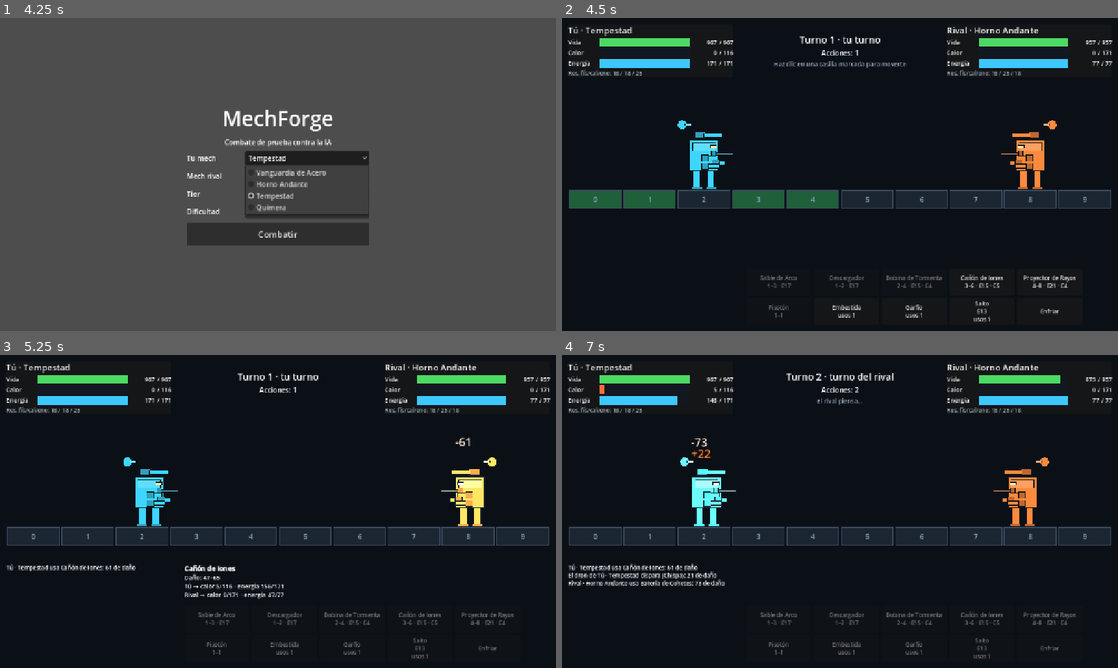
Above: before the commit, frames 1-4 (two rows, left to right).
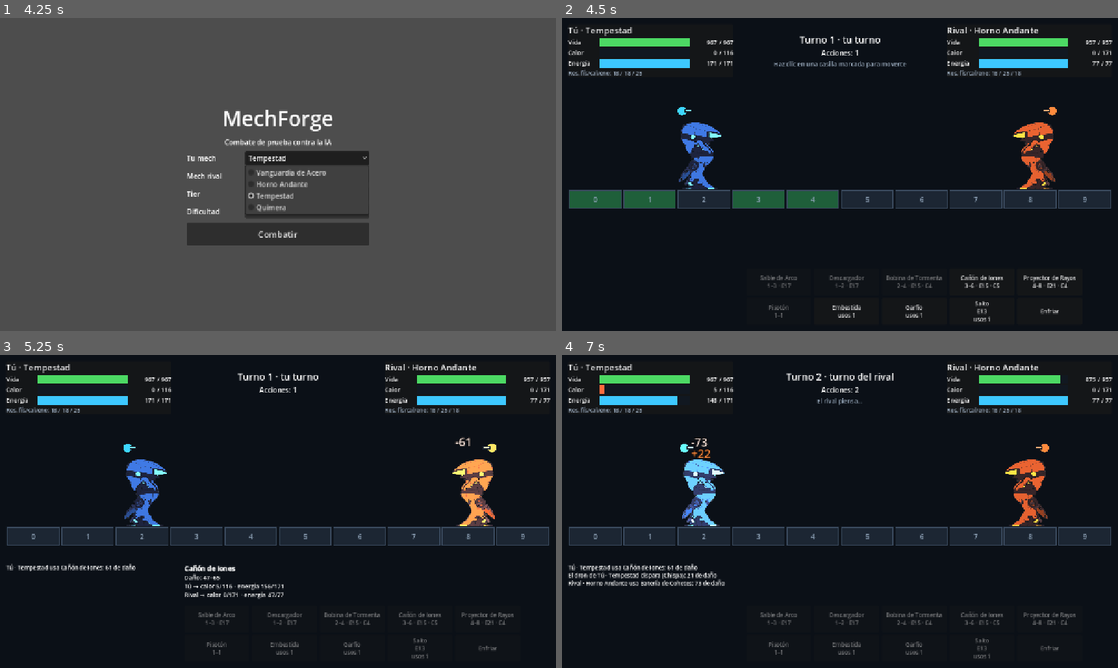
Above: after the commit, the same moments.

Repository: christianescamilla15-cell/mechforge
Game: Godot game, scene res://scenes/main.tscn
The game is run twice, just before and just after one commit, with the same random seed, the same clock (stepped at 60 frames per second) and the same inputs.
Inputs (mouse positions are in pixels of both pictures, inside the frame that each line leads up to):
- Up to frame 1 (4.25 s): click "Normal" at 0.5 s; click "Normal" at 1.25 s; click "Vanguardia de Acero" at 2 s; click "Avanzada" at 2.75 s; click "Tempestad" at 3.5 s
- Up to frame 2 (4.5 s): click "Combatir" at 4.25 s
- Up to frame 3 (5.25 s): click "Cañón de Iones 3–6 · E15 · C5" at 5 s
- Up to frame 4 (7 s): tap Enter at 5.75 s; drag from (840, 489) to (895, 442) at 5.77 s; drag from (728, 527) to (812, 574) at 6.52 s

Frame 1 is identical in both runs. In frame 2, 2.4% of the frame differs, in the area x 20-89%, y 28-55%; in frame 3, 2.3%; in frame 4, 2.5%, in the area x 21-88%, y 28-55%.

Commit message:
feat: first art in the live battle demo; chassis bonus grows with level
Demo with the first models (requested by the user):
- tools/art/export_parts.py cuts the chosen torso and legs at the waist
  ring, removes the background, recolors them per element and writes
  PNGs plus an anchors JSON into assets/mechs
- scenes/battle/mech_sprites.gd and MechView draw those sprites instead
  of the placeholder blocks; heat tints the art above half the bar
- checked with tools/live.ps1: two automated battles, screenshots
  reviewed. All mechs share this one set for now; weapons have no art
  yet and are not drawn (only the drone, still a placeholder).

Chassis:
- the data values are the maximum-level bonus; at level 0 a chassis
  gives 20 percent of it and it grows linearly to level 30
- measured: at level 0 every matchup is within 46-54 percent; at level
  30 within 39-61 percent

Design recorded, not implemented: bonus drops in the arena for 3 turns
with random type and strength up to 50 percent, and chassis battle
abilities.

Tests: 126 passing, 490 asserts.

Co-Authored-By: Claude Fable 5.2 <noreply@anthropic.com>

Diff:
--- /dev/null
+++ b/assets/mechs/ligero_18.json
@@ -0,0 +1,23 @@
+{
+  "scale": 0.5,
+  "torso": {
+    "hip": [
+      138,
+      194
+    ],
+    "size": [
+      243,
+      202
+    ]
+  },
+  "legs": {
+    "hip": [
+      148,
+      7
+    ],
+    "size": [
+      230,
+      212
+    ]
+  }
+}
--- a/core/chassis_def.gd
+++ b/core/chassis_def.gd
@@ -21,6 +21,8 @@
 @export var display_name: String = ""
 ## Nivel del jugador a partir del cual se puede conseguir.
 @export var unlock_level: int = 1
+## Nivel al que esta resuelto (ver at_level).
+@export var level: int = 0
 @export var health_mult: float = 1.0
 @export var resistance_mult: float = 1.0
 @export var heat_cap_mult: float = 1.0
@@ -29,6 +31,19 @@
 @export var energy_cost_mult: float = 1.0
 ## Potencia de disparo: multiplica el dano de sus armas antes de resistencias.
 @export var damage_mult: float = 1.0
+
+
+## Devuelve el chasis tal como rinde a ese nivel. Los multiplicadores de los
+## datos son los del nivel maximo; en el nivel 0 solo se tiene una parte de
+## la bonificacion (rules.chassis_start_share) y crece de forma lineal.
+func at_level(p_level: int, rules: RulesConfig) -> ChassisDef:
+	var out: ChassisDef = duplicate()
+	out.level = clampi(p_level, 0, rules.chassis_max_level)
+	var progress := float(out.level) / float(maxi(rules.chassis_max_level, 1))
+	var share := rules.chassis_start_share + (1.0 - rules.chassis_start_share) * progress
+	for key in MULTIPLIERS:
+		out.set(key, 1.0 + (float(get(key)) - 1.0) * share)
+	return out
 
 
 ## Aplica el chasis a las estadisticas sumadas de un mech (MechBuild.summary).
--- a/core/rules_config.gd
+++ b/core/rules_config.gd
@@ -29,3 +29,10 @@
 @export var tier_max_level: Array[int] = [6, 12, 18, 24, 30, 50]
 ## Bonus al llegar al nivel maximo del tier (0.3 = +30 %).
 @export var level_bonus: float = 0.3
+
+@export_group("Chasis")
+## Parte de la bonificacion de un chasis que ya se tiene en el nivel 0: al
+## principio las diferencias entre chasis son pequenas (docs/CHASIS.md).
+@export var chassis_start_share: float = 0.2
+## Nivel maximo de un chasis; ahi su bonificacion es completa.
+@export var chassis_max_level: int = 30
--- /dev/null
+++ b/scenes/battle/mech_sprites.gd
@@ -0,0 +1,83 @@
+class_name MechSprites
+extends RefCounted
+## Sprites de un mech por piezas (docs/CHASIS.md): torso y piernas unidos por
+## el aro de la cintura, en el color de su elemento. Los exporta
+## tools/art/export_parts.py junto con el JSON de anclas.
+
+const DIR := "res://assets/mechs/"
+## Altura en pantalla de un mech entero, en unidades de MechView.
+const TARGET_HEIGHT := 215.0
+
+static var _cache: Dictionary[String, MechSprites] = {}
+
+var set_name: String = ""
+## Ancla de la cintura y tamano de cada pieza, en pixeles del PNG.
+var anchors: Dictionary = {}
+## Unidades de MechView por pixel del PNG.
+var unit_scale: float = 1.0
+var _textures: Dictionary[String, Texture2D] = {}
+
+
+## Devuelve el juego de sprites con ese nombre, o null si no esta exportado.
+static func load_set(name: String) -> MechSprites:
+	if _cache.has(name):
+		return _cache[name]
+	var out: MechSprites = null
+	var path := DIR + name + ".json"
+	if FileAccess.file_exists(path):
+		var parsed: Variant = JSON.parse_string(FileAccess.get_file_as_string(path))
+		if (
+			parsed is Dictionary
+			and parsed.get("torso") is Dictionary
+			and parsed.get("legs") is Dictionary
+		):
+			out = MechSprites.new()
+			out.set_name = name
+			out.anchors = parsed
+			out.unit_scale = TARGET_HEIGHT / maxf(out.torso_height() + out.legs_height(), 1.0)
+	_cache[name] = out
+	return out
+
+
+## Pixeles del torso por encima de la cintura.
+func torso_height() -> float:
+	return float(anchors["torso"]["hip"][1])
+
+
+## Pixeles de las piernas por debajo de la cintura.
+func legs_height() -> float:
+	return float(anchors["legs"]["size"][1]) - float(anchors["legs"]["hip"][1])
+
+
+## Punto de la cintura respecto a los pies del mech, en unidades de MechView.
+func hip_point() -> Vector2:
+	return Vector2(0.0, -legs_height() * unit_scale)
+
+
+## Dibuja piernas y torso con los pies en el origen del lienzo.
+func draw(canvas: CanvasItem, torso_element: int, legs_element: int, tint: Color) -> void:
+	_draw_piece(canvas, "legs", legs_element, tint)
+	_draw_piece(canvas, "torso", torso_element, tint)
+
+
+func _draw_piece(canvas: CanvasItem, kind: String, element: int, tint: Color) -> void:
+	var texture := _texture(kind, element)
+	if texture == null:
+		return
+	var anchor := Vector2(anchors[kind]["hip"][0], anchors[kind]["hip"][1])
+	var top_left := hip_point() - anchor * unit_scale
+	canvas.draw_texture_rect(texture, Rect2(top_left, texture.get_size() * unit_scale), false, tint)
+
+
+## Textura de la pieza en el color del elemento; si falta, la del fisico.
+func _texture(kind: String, element: int) -> Texture2D:
+	var names: Array = ItemDef.Element.keys()
+	for element_name: String in [names[element], "PHYSICAL"]:
+		var key := "%s_%s" % [kind, element_name]
+		if _textures.has(key):
+			return _textures[key]
+		var path := "%s%s_%s.png" % [DIR, set_name, key]
+		if ResourceLoader.exists(path):
+			_textures[key] = load(path)
+			return _textures[key]
+	return null
--- a/scenes/battle/mech_view.gd
+++ b/scenes/battle/mech_view.gd
@@ -13,6 +13,11 @@
 const OUTLINE := Color("10151c")
 ## Escala del dibujo: un mech debe caber en su casilla con el rival al lado.
 const DRAW_SCALE := 0.72
+## Juego de sprites del chasis ligero (assets/mechs). De momento todos los
+## mechs usan el mismo, coloreado segun el elemento de cada pieza.
+const SPRITE_SET := "ligero_18"
+## Cuanto suben las armas provisionales para quedar sobre el torso nuevo.
+const SPRITE_WEAPON_LIFT := -44.0
 
 var build: MechBuild
 ## 1 si mira a la derecha, -1 si mira a la izquierda.
@@ -21,10 +26,13 @@
 var shut_down: bool = false
 
 var _base_position := Vector2.ZERO
+## Arte por piezas del mech; null mientras no este exportado (se usan bloques).
+var _sprites: MechSprites
 
 
 func setup(p_build: MechBuild, p_facing: int) -> void:
 	build = p_build
+	_sprites = MechSprites.load_set(SPRITE_SET)
 	set_facing(p_facing)
 
 
@@ -78,24 +86,15 @@
 		return
 	var dim := 0.45 if shut_down else 1.0
 
-	# Piernas: dos patas, o ruedas si no saltan.
-	var legs_color := _color(build.legs, dim)
-	if build.legs.jump > 0:
-		_box(Rect2(-34, -62, 22, 62), legs_color)
-		_box(Rect2(10, -62, 22, 62), legs_color)
-		_box(Rect2(-40, -8, 34, 8), legs_color.darkened(0.25))
-		_box(Rect2(6, -8, 34, 8), legs_color.darkened(0.25))
-	else:
-		_box(Rect2(-46, -40, 92, 26), legs_color)
-		for x: float in [-30.0, 0.0, 30.0]:
-			draw_circle(Vector2(x, -14), 15, legs_color.darkened(0.3))
-			draw_arc(Vector2(x, -14), 15, 0, TAU, 20, OUTLINE, 2.0)
-
-	# Torso con sensor frontal.
-	var torso_color := _color(build.torso, dim)
-	_box(Rect2(-46, -158, 92, 98), torso_color)
-	_box(Rect2(-36, -148, 72, 26), torso_color.lightened(0.18))
-	_box(Rect2(20, -142, 20, 10), Color("fff3a0") if not shut_down else Color("3a3a3a"))
+	if _sprites != null:
+		_sprites.draw(self, build.torso.element, build.legs.element, _body_tint(dim))
+		# Las armas todavia no tienen arte: con el mech dibujado no se pintan
+		# sus bloques provisionales, que taparian el dibujo. Solo el dron.
+		draw_set_transform(Vector2(0.0, SPRITE_WEAPON_LIFT))
+		_draw_drone(dim)
+		draw_set_transform(Vector2.ZERO)
+		return
+	_draw_block_body(dim)
 
 	# Armas laterales: dos delante y dos detras, apuntando al rival.
 	var side_slots: Array[Vector2] = [
@@ -123,6 +122,15 @@
 		_box(Rect2(-30, y, 34, 20), color.darkened(0.25))
 		_box(Rect2(0, y + 4, 60, 11), color)
 
+	_draw_drone(dim)
+
+	# El calor tine el torso de rojo.
+	if heat_ratio > 0.02 and not shut_down:
+		var glow := Color(1.0, 0.15, 0.05, minf(heat_ratio, 1.0) * 0.55)
+		draw_rect(Rect2(-46, -158, 92, 98), glow)
+
+
+func _draw_drone(dim: float) -> void:
 	# Dron flotando detras.
 	if build.drone != null:
 		var color := _color(build.drone, dim)
@@ -130,10 +138,37 @@
 		draw_arc(Vector2(-70, -206), 15, 0, TAU, 24, OUTLINE, 2.0)
 		_box(Rect2(-62, -210, 20, 7), color.lightened(0.3))
 
-	# El calor tine el torso de rojo.
-	if heat_ratio > 0.02 and not shut_down:
-		var glow := Color(1.0, 0.15, 0.05, minf(heat_ratio, 1.0) * 0.55)
-		draw_rect(Rect2(-46, -158, 92, 98), glow)
+
+## Bloques provisionales de piernas y torso, para cuando no hay arte.
+func _draw_block_body(dim: float) -> void:
+	# Piernas: dos patas, o ruedas si no saltan.
+	var legs_color := _color(build.legs, dim)
+	if build.legs.jump > 0:
+		_box(Rect2(-34, -62, 22, 62), legs_color)
+		_box(Rect2(10, -62, 22, 62), legs_color)
+		_box(Rect2(-40, -8, 34, 8), legs_color.darkened(0.25))
+		_box(Rect2(6, -8, 34, 8), legs_color.darkened(0.25))
+	else:
+		_box(Rect2(-46, -40, 92, 26), legs_color)
+		for x: float in [-30.0, 0.0, 30.0]:
+			draw_circle(Vector2(x, -14), 15, legs_color.darkened(0.3))
+			draw_arc(Vector2(x, -14), 15, 0, TAU, 20, OUTLINE, 2.0)
+
+	# Torso con sensor frontal.
+	var torso_color := _color(build.torso, dim)
+	_box(Rect2(-46, -158, 92, 98), torso_color)
+	_box(Rect2(-36, -148, 72, 26), torso_color.lightened(0.18))
+	_box(Rect2(20, -142, 20, 10), Color("fff3a0") if not shut_down else Color("3a3a3a"))
+
+
+## Tinte del arte: se oscurece apagado y enrojece con el calor.
+func _body_tint(dim: float) -> Color:
+	var tint := Color(dim, dim, dim)
+	if not shut_down:
+		# Solo se nota a partir de media barra de calor.
+		var hot := clampf((heat_ratio - 0.5) / 0.5, 0.0, 1.0)
+		tint = tint.lerp(Color(1.0, 0.42, 0.3), hot * 0.55)
+	return tint
 
 
 func _color(item: ItemDef, dim: float) -> Color:
--- a/tests/unit/test_chassis.gd
+++ b/tests/unit/test_chassis.gd
@@ -88,6 +88,36 @@
 	assert_eq(before - engine.mechs[1].health, 100)
 
 
+func test_al_maximo_nivel_el_chasis_rinde_completo() -> void:
+	var r := RulesConfig.new()
+	var heavy := _chassis({"health_mult": 1.25, "damage_mult": 0.9})
+	var top := heavy.at_level(r.chassis_max_level, r)
+	assert_almost_eq(top.health_mult, 1.25, 0.0001)
+	assert_almost_eq(top.damage_mult, 0.9, 0.0001)
+	assert_eq(top.level, r.chassis_max_level)
+
+
+func test_al_principio_las_diferencias_son_pequenas() -> void:
+	var r := RulesConfig.new()
+	var heavy := _chassis({"health_mult": 1.25, "damage_mult": 0.9})
+	var start := heavy.at_level(0, r)
+	# En el nivel 0 solo se tiene la parte inicial de la bonificacion.
+	assert_almost_eq(start.health_mult, 1.0 + 0.25 * r.chassis_start_share, 0.0001)
+	assert_almost_eq(start.damage_mult, 1.0 - 0.1 * r.chassis_start_share, 0.0001)
+	assert_almost_eq(heavy.health_mult, 1.25, 0.0001, "el chasis original no cambia")
+
+
+func test_mejorar_el_chasis_potencia_su_bonificacion() -> void:
+	var r := RulesConfig.new()
+	var heavy := _chassis({"health_mult": 1.25})
+	var previous := 1.0
+	for step in [0, 10, 20, 30]:
+		var current := heavy.at_level(step, r).health_mult
+		assert_gt(current, previous, "nivel %d" % step)
+		previous = current
+	assert_almost_eq(heavy.at_level(999, r).health_mult, 1.25, 0.0001, "no pasa del maximo")
+
+
 func test_los_tres_chasis_del_juego_cargan_sin_errores() -> void:
 	var library := ChassisLibrary.load_file("res://data/chassis.json")
 	assert_eq(library.errors, [] as Array[String])
--- a/tools/sim/chassis_sim.gd
+++ b/tools/sim/chassis_sim.gd
@@ -6,6 +6,7 @@
 ##   --battles=N      combates por cruce, mech y escala de vida (por defecto 6)
 ##   --tier=MYTHIC    clase de todas las piezas (Mitica es el techo normal)
 ##   --seed=1         semilla base
+##   --chassis-level=N nivel de los chasis (por defecto el maximo)
 ## Promedia sobre las mismas escalas de vida que el simulador de balance y
 ## alterna quien empieza, por la misma razon (ver balance_sim.gd).
 
@@ -31,13 +32,14 @@
 		return
 
 	var level := _rules.tier_max_level[tier]
+	var chassis_level := int(args.get("chassis-level", str(_rules.chassis_max_level)))
 	for id in library.ids():
 		for chassis_id in chassis.ids():
 			for s in HP_SCALES.size():
 				var build := library.make(id, catalog, _rules, tier, level)
 				for item in build.all_items():
 					item.health = roundi(item.health * HP_SCALES[s])
-				build.chassis = chassis.get_def(chassis_id)
+				build.chassis = chassis.get_def(chassis_id).at_level(chassis_level, _rules)
 				_builds["%s/%s@%d" % [id, chassis_id, s]] = build
 
 	var ids := chassis.ids()
Binary file added: assets/mechs/ligero_18_legs_ENERGY.png
Not shown, added: assets/mechs/ligero_18_legs_ENERGY.png.import
Binary file added: assets/mechs/ligero_18_legs_HEAT.png
Not shown, added: assets/mechs/ligero_18_legs_HEAT.png.import
Binary file added: assets/mechs/ligero_18_legs_PHYSICAL.png
Not shown, added: assets/mechs/ligero_18_legs_PHYSICAL.png.import
Binary file added: assets/mechs/ligero_18_torso_ENERGY.png
Not shown, added: assets/mechs/ligero_18_torso_ENERGY.png.import
Binary file added: assets/mechs/ligero_18_torso_HEAT.png
Not shown, added: assets/mechs/ligero_18_torso_HEAT.png.import
Binary file added: assets/mechs/ligero_18_torso_PHYSICAL.png
Not shown, added: assets/mechs/ligero_18_torso_PHYSICAL.png.import
(and 6 more such lines)
